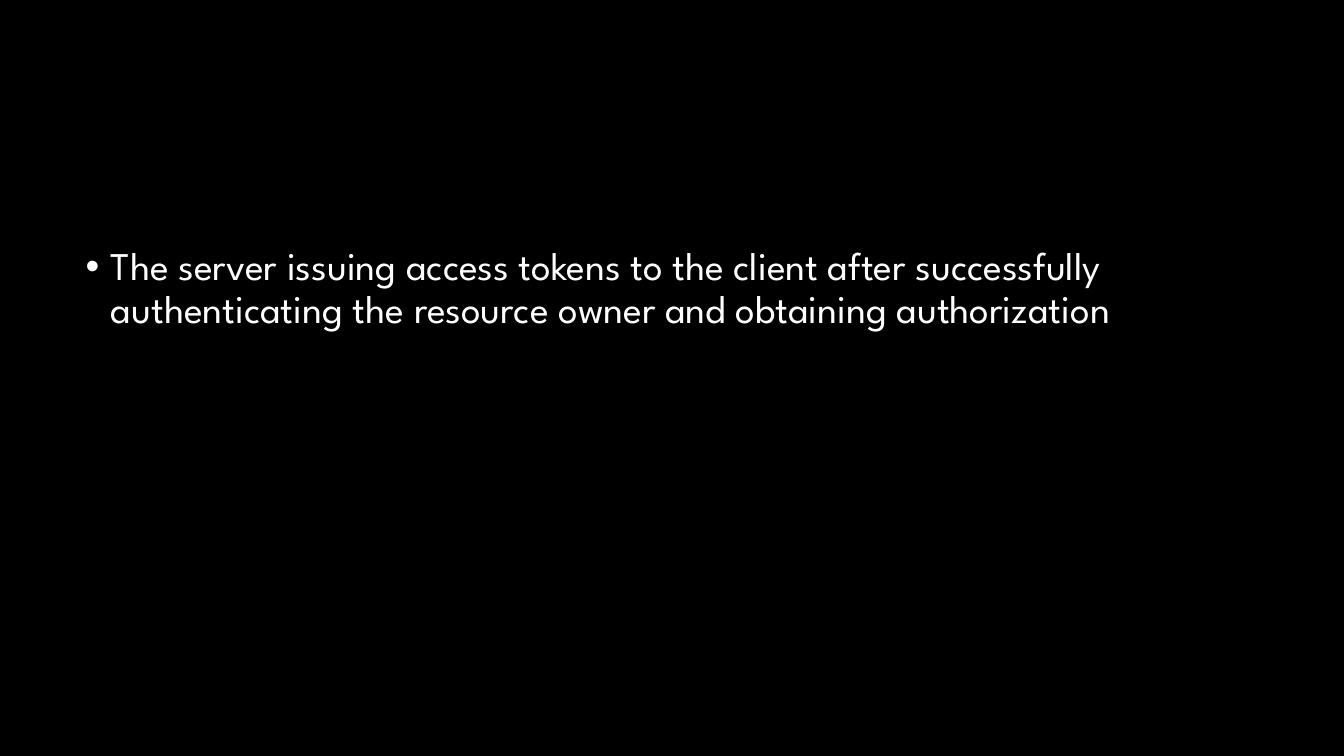
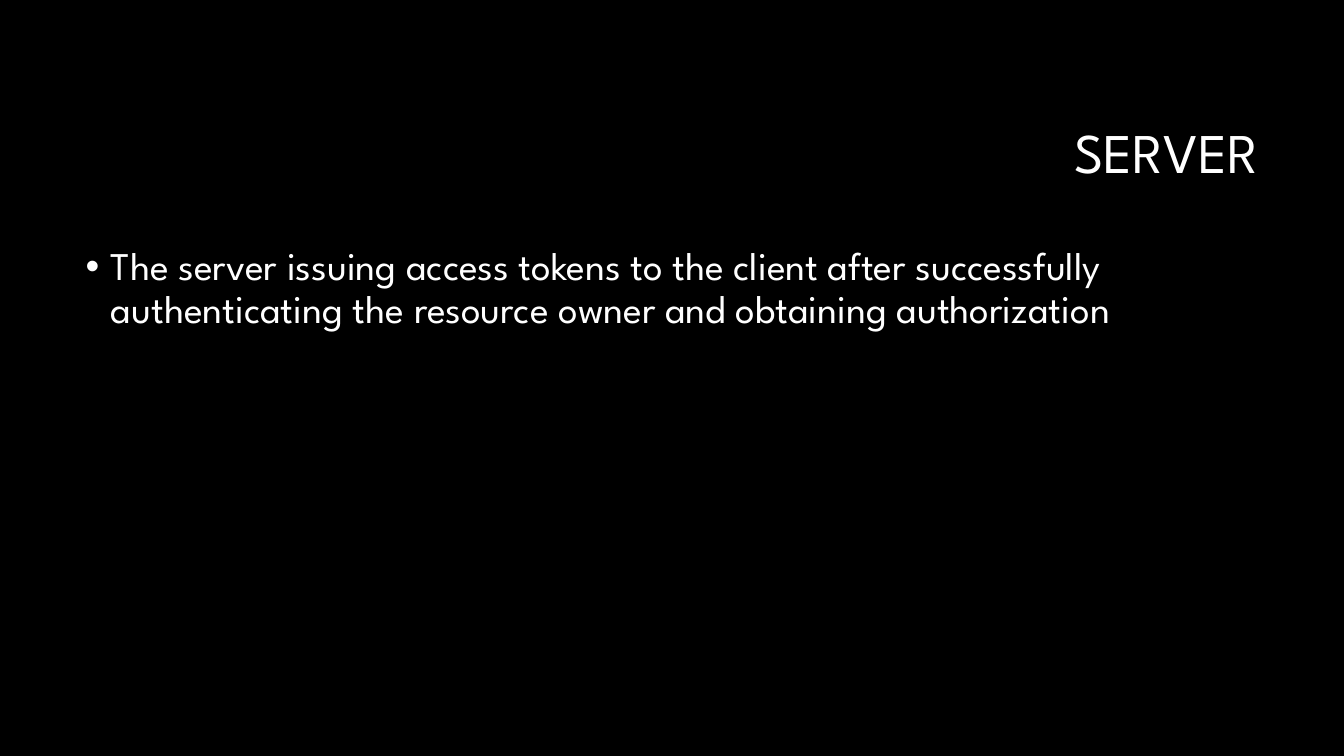
Before and after one commit to 1819-5ahif-nvs/1819-5ahif-nvs-assignment04-referate-DaStanzel, a slide deck: slide 9 of Auth.pptx. Drawn at 1344x756 pixels with LibreOffice and Linux fonts; fonts in the diff are those of the drawing; background and template pictures are left out. Boxes give left, top, right and bottom in pixels: in the first picture for what was removed or moved away, otherwise in the second. Text is boxed around its words. In the diff, an @@ line names an element or a change of style, - is before the commit and + after.

```diff
--- a/Auth.pptx
+++ b/Auth.pptx
@@ title added at bbox=[1074, 135, 1258, 174], 40 pt, text #FFFFFF @@
+SERVER
```
Also in this commit, not shown: 1 other slide changed, 4 other files.
